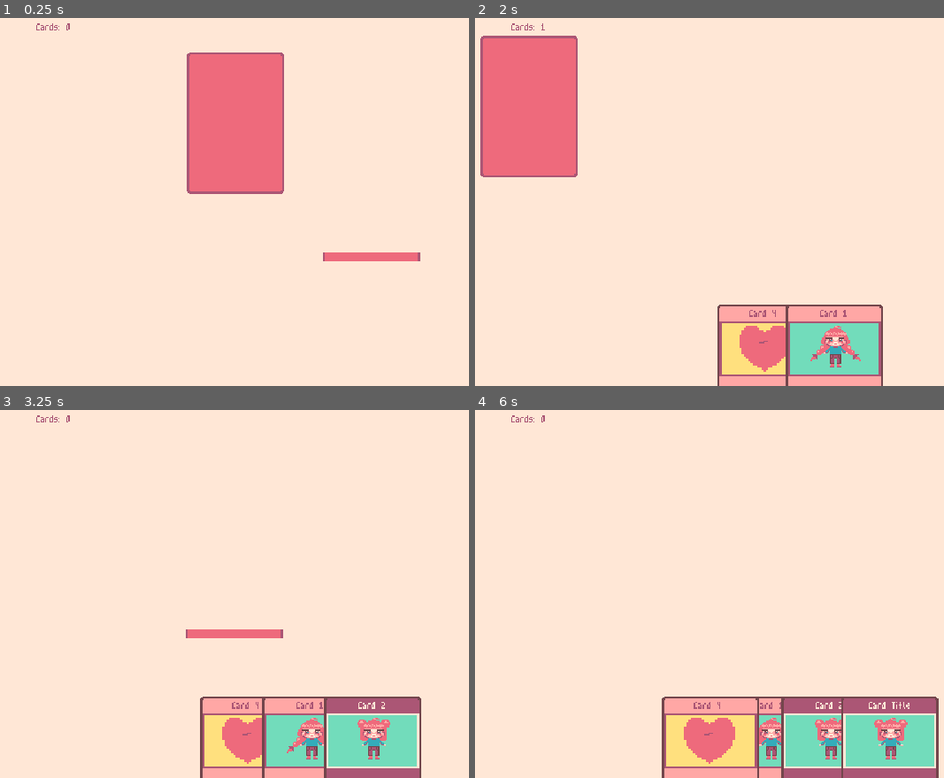
Above: before the commit, frames 1-4 (two rows, left to right).
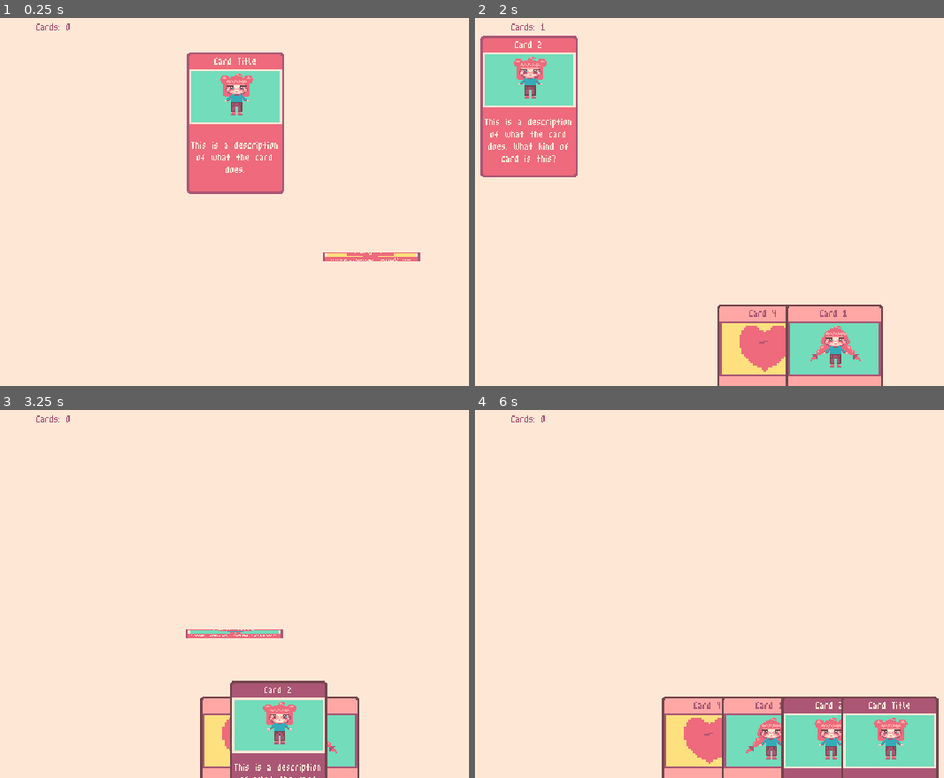
Above: after the commit, the same moments.

Repository: robert-brosh23/DeckbuilderGame
Game: Godot game, scene res://main.tscn
The game is run twice, just before and just after one commit, with the same random seed, the same clock (stepped at 60 frames per second) and the same inputs.
Inputs (mouse positions are in pixels of both pictures, inside the frame that each line leads up to):
- Up to frame 1 (0.25 s): no input
- Up to frame 2 (2 s): move the mouse to (765, 268) at 0.52 s; move the mouse to (outside the picture) at 1.27 s
- Up to frame 3 (3.25 s): move the mouse to (112, 520) at 2.02 s; move the mouse to (361, 579) at 2.77 s
- Up to frame 4 (6 s): move the mouse to (695, 479) at 3.52 s; tap Enter at 4.25, 5.75 s; move the mouse to (outside the picture) at 4.27 s; tap Space at 5 s; move the mouse to (657, 597) at 5.02 s; move the mouse to (868, 490) at 5.77 s

The runs differ from the first frame. In frame 1, 3.2% of the frame differs, in the area x 40-90%, y 10-67%; in frame 2, 3.2%; in frame 3, 8.3%, in the area x 40-90%, y 59-100%; in frame 4, 1.2%.

Commit message:
selection of cards in hand working

Diff:
--- a/card/card.gd
+++ b/card/card.gd
@@ -1,5 +1,8 @@
 class_name Card
 extends Node2D
+
+const SELECTED_CARD_Y_OFFSET = 48.0
+const DEFAULT_POS_Y = 170.0
 
 const STANDARD_STYLEBOX_PATH = "res://card/card_data/styles/stylebox/standard_stylebox.tres"
 const STANDARD_STYLEBOX_IMAGE_FRAME_PATH = "res://card/card_data/styles/stylebox/image_frame_standard_stylebox.tres"
@@ -10,7 +13,7 @@
 @export var card_data: CardData
 @export var movement_tween_manager: MovementTweenManager
 
-@onready var panel = $Panel
+@onready var panel: Panel = $Panel
 @onready var margin_container = $Panel/MarginContainer
 @onready var panel_container = $Panel/MarginContainer/VBoxContainer/PanelContainer
 @onready var title_label = $Panel/MarginContainer/VBoxContainer/TitleLabel
@@ -19,6 +22,8 @@
 @onready var animation_player = $AnimationPlayer
 
 var flipped_up: bool = false
+var selected_font = FontFile
+var hoverable: bool = false
 
 func _ready() -> void:
 	animation_player.speed_scale = 1.0 / Globals.animation_speed_scale
@@ -47,6 +52,7 @@
 func move_card_to_deck(deck_pos: Vector2) -> void:
 	movement_tween_manager.tween_to_pos(self, deck_pos, 1.0)
 	movement_tween_manager.tween_visible(self, false, 1.0)
+	hoverable = false
 
 func apply_card_visual_facedown() -> void:
 	var stylebox: StyleBoxFlat = preload(FACE_DOWN_CARD_STYLEBOX_PATH)
@@ -105,3 +111,11 @@
 func apply_obstacle_fonts() -> void:
 	title_label.add_theme_color_override("font_color", "ffe7d6")
 	description_label.add_theme_color_override("font_color", "ffe7d6")
+
+func _on_panel_mouse_entered() -> void:
+	if hoverable:
+		hover_card()
+
+func hover_card() -> void:
+	movement_tween_manager.tween_to_pos(self, Vector2(position.x, 170.0 - SELECTED_CARD_Y_OFFSET), .1)
+	z_index = 15
--- a/card/card.tscn
+++ b/card/card.tscn
@@ -126,7 +126,6 @@
 theme_override_styles/panel = ExtResource("7_6xkbt")
 
 [node name="MarginContainer" type="MarginContainer" parent="Panel"]
-visible = false
 layout_mode = 1
 anchors_preset = 15
 anchor_right = 1.0
@@ -154,6 +153,7 @@
 
 [node name="PanelContainer" type="PanelContainer" parent="Panel/MarginContainer/VBoxContainer"]
 layout_mode = 2
+mouse_filter = 2
 theme_override_styles/panel = ExtResource("5_6xkbt")
 
 [node name="TextureRect" type="TextureRect" parent="Panel/MarginContainer/VBoxContainer/PanelContainer"]
@@ -180,3 +180,5 @@
 }
 
 [node name="MovementTweenManager" parent="." instance=ExtResource("7_1n6wr")]
+
+[connection signal="mouse_entered" from="Panel" to="." method="_on_panel_mouse_entered"]
--- a/deck/deck.gd
+++ b/deck/deck.gd
@@ -17,8 +17,8 @@
 		return
 	card.flip_card_down()
 	cards.append(card)
-	movement_tween_manager.tween_to_pos(card, self.position, 1.0).finished.connect(func(): update_card_number_text())
-	movement_tween_manager.tween_visible(card, false, 1.0)
+	card.movement_tween_manager.tween_to_pos(card, self.position, 1.0).finished.connect(func(): update_card_number_text())
+	card.movement_tween_manager.tween_visible(card, false, 1.0)
 
 func append_multiple_cards_to_deck(arr: Array[Card]) -> void:
 	for card in arr:
--- a/discard_pile/discard_pile.gd
+++ b/discard_pile/discard_pile.gd
@@ -9,9 +9,10 @@
 		print("Error: no card to append to discard pile")
 		return
 	card.flip_card_up()
+	card.hoverable = false
 	cards.push_front(card)
 	update_z_indexes()
-	movement_tween_manager.tween_to_pos(card, self.position, 1.0)
+	card.movement_tween_manager.tween_to_pos(card, self.position, 1.0)
 	card.visible = true
 
 func remove_card_from_discard_pile(index: int) -> Card:
--- a/hand/hand.gd
+++ b/hand/hand.gd
@@ -13,7 +13,10 @@
 
 func append_card_to_hand(card: Card) -> void:
 	card.flip_card_up()
+	card.hoverable = true
 	cards.append(card)
+	card.panel.mouse_exited.connect(stop_hover_card)
+	card.panel.mouse_entered.connect(Callable(self, "hover_card").bind(card))
 	update_hand()
 
 func remove_card_from_hand(index: int) -> Card:
@@ -25,6 +28,13 @@
 	update_hand()
 	return card
 
+func hover_card(card: Card) -> void:
+	card.get_parent().move_child(card,cards.size()-1)
+	card.hover_card()
+
+func stop_hover_card() -> void:
+	update_hand()
+
 func update_hand():
 	var card_separation: int = determine_card_separation()
 	var hand_length: int = card_separation * (cards.size() - 1)
@@ -32,9 +42,9 @@
 	var z_index: int = 1
 
 	for card in cards:
-		movement_tween_manager.tween_to_pos(card, Vector2(x_pos, DEFAULT_Y))
+		card.movement_tween_manager.tween_to_pos(card, Vector2(x_pos, DEFAULT_Y))
 		card.z_index = z_index
-
+		card.get_parent().move_child(card,z_index-1)
 		x_pos += card_separation
 		z_index += 1
 
--- a/hand/hand.tscn
+++ b/hand/hand.tscn
@@ -1,23 +1,10 @@
-[gd_scene load_steps=4 format=3 uid="uid://cprtqlg155quc"]
+[gd_scene load_steps=3 format=3 uid="uid://cprtqlg155quc"]
 
 [ext_resource type="Script" uid="uid://pl013pteooqh" path="res://hand/hand.gd" id="1_t1j3k"]
-[ext_resource type="PackedScene" uid="uid://bu8nv7leim8od" path="res://card/card.tscn" id="2_v40hy"]
 [ext_resource type="PackedScene" uid="uid://bslur2hh54tgf" path="res://utility/movement_tween_manager/movement_tween_manager.tscn" id="3_nrt1y"]
 
 [node name="Hand" type="Node2D" node_paths=PackedStringArray("movement_tween_manager")]
 script = ExtResource("1_t1j3k")
 movement_tween_manager = NodePath("MovementTweenManager")
 
-[node name="Card" parent="." instance=ExtResource("2_v40hy")]
-position = Vector2(601, 113)
-
-[node name="Card3" parent="." instance=ExtResource("2_v40hy")]
-position = Vector2(601, 113)
-
-[node name="Card2" parent="." instance=ExtResource("2_v40hy")]
-position = Vector2(601, 113)
-
-[node name="Card4" parent="." instance=ExtResource("2_v40hy")]
-position = Vector2(601, 113)
-
 [node name="MovementTweenManager" parent="." instance=ExtResource("3_nrt1y")]
--- a/main.gd
+++ b/main.gd
@@ -7,10 +7,10 @@
 @export var discard_pile: DiscardPile
 
 func _ready() -> void:
-	move_card_to_deck($Card)
-	move_card_to_deck($Card2)
-	move_card_to_deck($Card3)
-	move_card_to_hand($Card4)
+	move_card_to_deck($Cards/Card)
+	move_card_to_deck($Cards/Card2)
+	move_card_to_deck($Cards/Card3)
+	move_card_to_hand($Cards/Card4)
 
 	var tween = create_tween()
 	tween.tween_callback(func():
@@ -33,65 +33,66 @@
 		draw_card_from_deck()
 	).set_delay(1.0)
 
-	tween.tween_callback(func():
-		move_card_to_deck(hand.remove_card_from_hand(0))
-	).set_delay(1.0)
-
-	tween.tween_callback(func():
-		move_card_to_deck(hand.remove_card_from_hand(0))
-	).set_delay(1.0)
-
-	tween.tween_callback(func():
-		move_card_to_deck(hand.remove_card_from_hand(0))
-	).set_delay(1.0)
-
-	tween.tween_callback(func():
-		move_card_to_deck(hand.remove_card_from_hand(0))
-	).set_delay(1.0)
-
-	tween.tween_callback(func():
-		deck.shuffle_deck()
-	).set_delay(1.0)
-
-	tween.tween_callback(func():
-		draw_card_from_deck()
-	).set_delay(1.0)
-
-	tween.tween_callback(func():
-		draw_card_from_deck()
-	).set_delay(1.0)
-
-	tween.tween_callback(func():
-		move_card_to_deck(hand.remove_card_from_hand(0))
-	).set_delay(1.0)
-
-	tween.tween_callback(func():
-		draw_card_from_deck()
-	).set_delay(1.0)
-
-	tween.tween_callback(func():
-		discard_card_from_deck()
-	).set_delay(1.0)
-
-	tween.tween_callback(func():
-		discard_card_from_hand(1)
-	).set_delay(1.0)
-
-	tween.tween_callback(func():
-		discard_card_from_hand(0)
-	).set_delay(1.0)
-
-	tween.tween_callback(func():
-		discard_card_from_deck()
-	).set_delay(1.0)
-
-	tween.tween_callback(func():
-		move_cards_from_discard_pile_to_deck_and_reshuffle()
-	).set_delay(1.0)
-
-	tween.tween_callback(func():
-		draw_card_from_deck()
-	).set_delay(1.0)
+	#
+	#tween.tween_callback(func():
+		#move_card_to_deck(hand.remove_card_from_hand(0))
+	#).set_delay(1.0)
+	#
+	#tween.tween_callback(func():
+		#move_card_to_deck(hand.remove_card_from_hand(0))
+	#).set_delay(1.0)
+	#
+	#tween.tween_callback(func():
+		#move_card_to_deck(hand.remove_card_from_hand(0))
+	#).set_delay(1.0)
+	#
+	#tween.tween_callback(func():
+		#move_card_to_deck(hand.remove_card_from_hand(0))
+	#).set_delay(1.0)
+	#
+	#tween.tween_callback(func():
+		#deck.shuffle_deck()
+	#).set_delay(1.0)
+	#
+	#tween.tween_callback(func():
+		#draw_card_from_deck()
+	#).set_delay(1.0)
+	#
+	#tween.tween_callback(func():
+		#draw_card_from_deck()
+	#).set_delay(1.0)
+	#
+	#tween.tween_callback(func():
+		#move_card_to_deck(hand.remove_card_from_hand(0))
+	#).set_delay(1.0)
+	#
+	#tween.tween_callback(func():
+		#draw_card_from_deck()
+	#).set_delay(1.0)
+	#
+	#tween.tween_callback(func():
+		#discard_card_from_deck()
+	#).set_delay(1.0)
+	#
+	#tween.tween_callback(func():
+		#discard_card_from_hand(1)
+	#).set_delay(1.0)
+	#
+	#tween.tween_callback(func():
+		#discard_card_from_hand(0)
+	#).set_delay(1.0)
+	#
+	#tween.tween_callback(func():
+		#discard_card_from_deck()
+	#).set_delay(1.0)
+	#
+	#tween.tween_callback(func():
+		#move_cards_from_discard_pile_to_deck_and_reshuffle()
+	#).set_delay(1.0)
+	#
+	#tween.tween_callback(func():
+		#draw_card_from_deck()
+	#).set_delay(1.0)
 
 func draw_card_from_deck() -> void:
 	var card = deck.draw_card()
--- a/main.tscn
+++ b/main.tscn
@@ -49,21 +49,6 @@
 offset_bottom = 500.0
 color = Color(1, 0.905882, 0.839216, 1)
 
-[node name="Card" parent="." instance=ExtResource("1_ig7tw")]
-position = Vector2(83, -44)
-card_data = SubResource("Resource_ycdy4")
-
-[node name="Card2" parent="." instance=ExtResource("1_ig7tw")]
-position = Vector2(83, -44)
-card_data = SubResource("Resource_w48qg")
-
-[node name="Card3" parent="." instance=ExtResource("1_ig7tw")]
-position = Vector2(83, -44)
-
-[node name="Card4" parent="." instance=ExtResource("1_ig7tw")]
-position = Vector2(83, -44)
-card_data = SubResource("Resource_vivmo")
-
 [node name="Camera2D" type="Camera2D" parent="."]
 
 [node name="Hand" parent="." instance=ExtResource("4_lquwl")]
@@ -77,3 +62,20 @@
 
 [node name="DiscardPile" parent="." instance=ExtResource("10_4c57u")]
 position = Vector2(232, 80)
+
+[node name="Cards" type="Node2D" parent="."]
+
+[node name="Card" parent="Cards" instance=ExtResource("1_ig7tw")]
+position = Vector2(83, -44)
+card_data = SubResource("Resource_ycdy4")
+
+[node name="Card2" parent="Cards" instance=ExtResource("1_ig7tw")]
+position = Vector2(83, -44)
+card_data = SubResource("Resource_w48qg")
+
+[node name="Card3" parent="Cards" instance=ExtResource("1_ig7tw")]
+position = Vector2(83, -44)
+
+[node name="Card4" parent="Cards" instance=ExtResource("1_ig7tw")]
+position = Vector2(83, -44)
+card_data = SubResource("Resource_vivmo")
--- a/utility/movement_tween_manager/movement_tween_manager.gd
+++ b/utility/movement_tween_manager/movement_tween_manager.gd
@@ -1,11 +1,14 @@
 class_name MovementTweenManager
 extends Node
 
+var pos_tween : Tween
 
 func tween_to_pos(node: Node, pos: Vector2, seconds: float = 1.0) -> Tween:
-	var tween = create_tween()
-	tween.tween_property(node, "position", pos, seconds * Globals.animation_speed_scale)
-	return tween
+	if pos_tween != null:
+		pos_tween.kill()
+	pos_tween = create_tween()
+	pos_tween.tween_property(node, "position", pos, seconds * Globals.animation_speed_scale)
+	return pos_tween
 
 func tween_visible(node: Node, visible: bool, seconds: float = 1.0) -> Tween:
 	var tween = create_tween()
Binary file added: fonts/m6x11.ttf
Not shown, added: fonts/m6x11.ttf.import
Binary file added: fonts/m6x11plus.ttf
Not shown, added: fonts/m6x11plus.ttf.import
